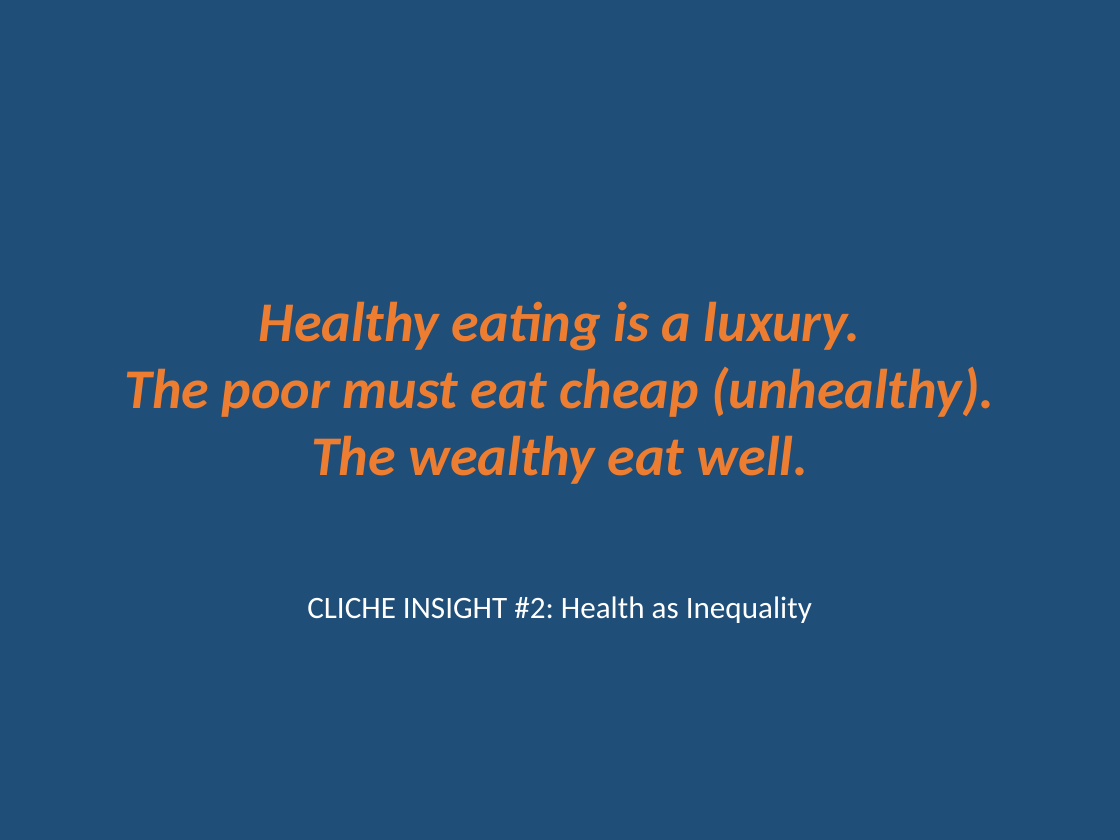
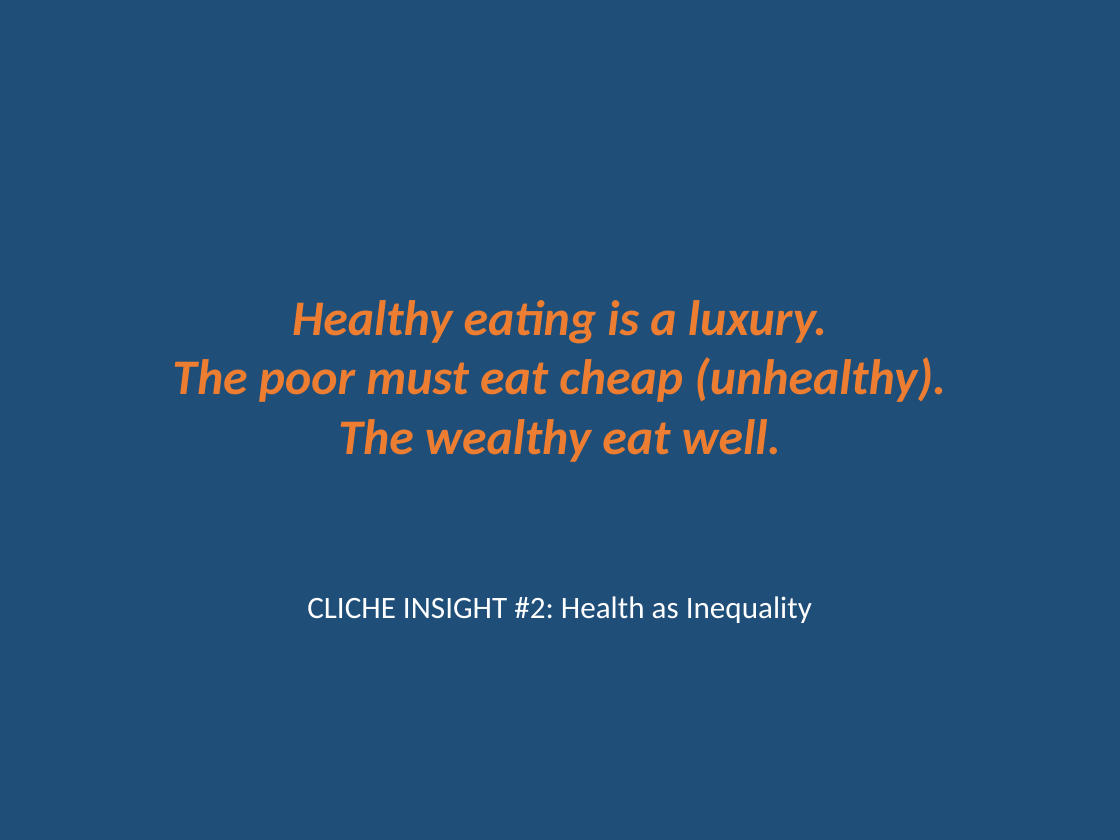
Before and after one commit to horaciofonseca-dev/snipping-prices-tool, a slide deck: slide 8 of CAPSTONE_DELIVERABLES/Snipper_Tool_Reality_vs_Official_Paris_UPDATED.pptx. Drawn at 1120x840 pixels with LibreOffice and Linux fonts; fonts in the diff are those of the drawing. Boxes give left, top, right and bottom in pixels: in the first picture for what was removed or moved away, otherwise in the second. Text is boxed around its words. In the diff, an @@ line names an element or a change of style, - is before the commit and + after.

```diff
--- a/CAPSTONE_DELIVERABLES/Snipper_Tool_Reality_vs_Official_Paris_UPDATED.pptx
+++ b/CAPSTONE_DELIVERABLES/Snipper_Tool_Reality_vs_Official_Paris_UPDATED.pptx
@@ text "Healthy eating is a luxury. ..." at (172, 300, 946, 462): size 36 to 32 pt @@
```
Also in this commit, not shown: 16 other slides changed, 4 slides added, 8 other files.
